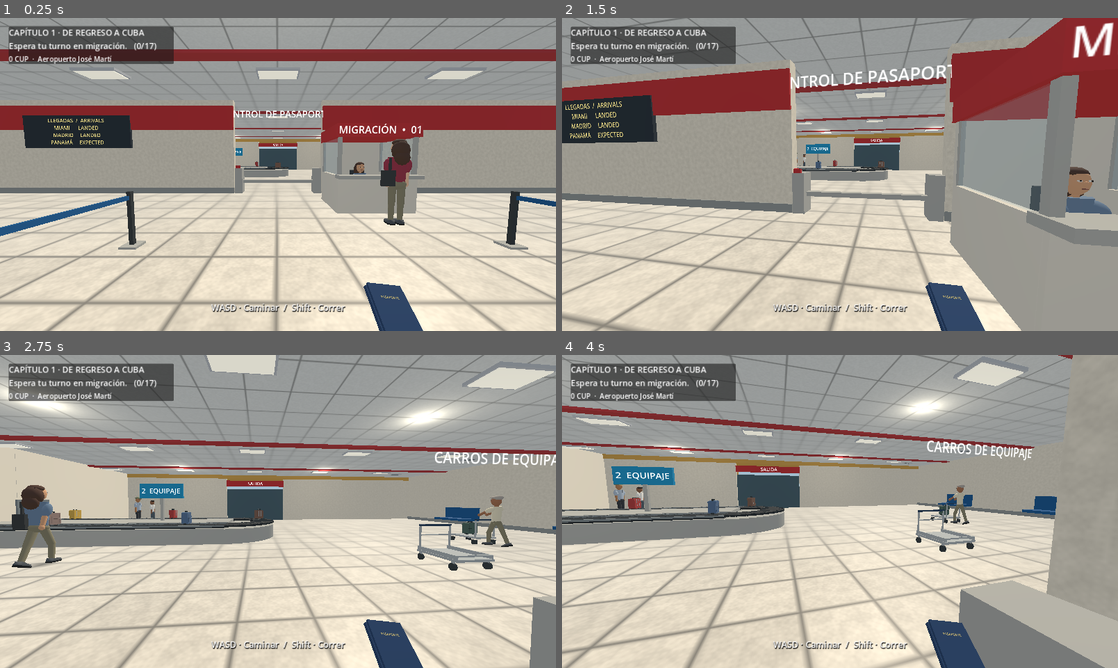
Above: before the commit, frames 1-4 (two rows, left to right).
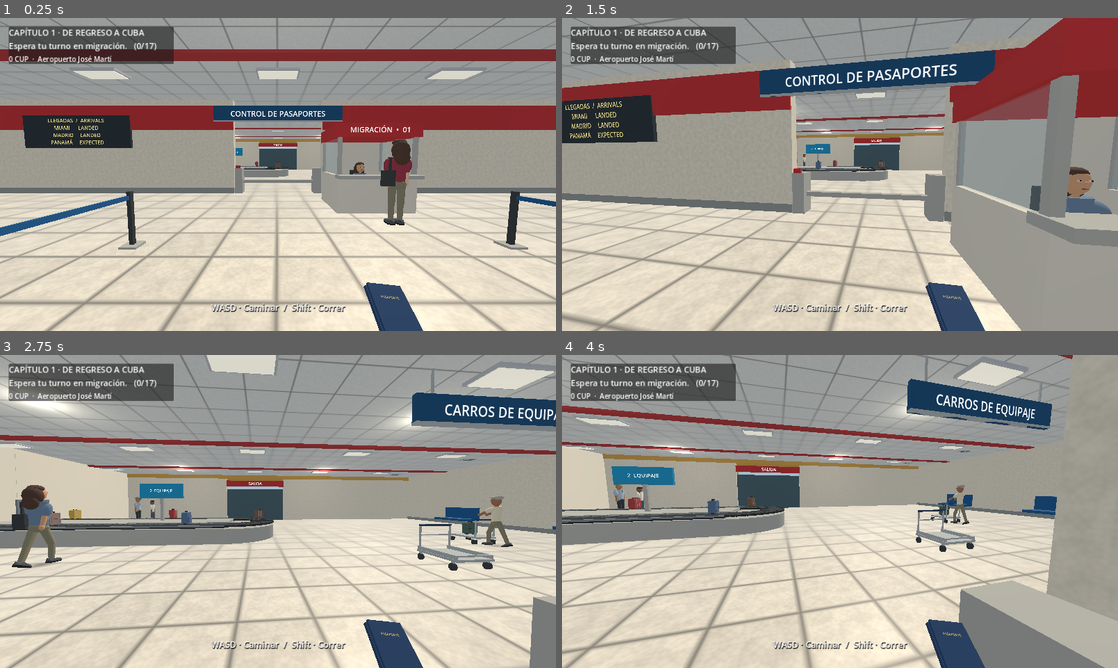
Above: after the commit, the same moments.

Repository: valdy247/mycity
Game: Godot game, scene res://airport.tscn
Same seed, same stepped clock (60 frames per second), same inputs: the game is played once before the commit and once after it.
Inputs (mouse positions are in pixels of both pictures, inside the frame that each line leads up to):
- Up to frame 1 (0.25 s): no input
- Up to frame 2 (1.5 s): tap Enter at 0.5 s; move the mouse to (867, 174) at 0.52 s; hold W from 0.53 s (still down); tap E at 0.6 s; click (867, 174) at 0.67 s; tap Space at 0.77 s; move the mouse to (812, 174) at 1.27 s; tap Shift at 1.35 s
- Up to frame 3 (2.75 s): keep holding W; tap Space at 1.52 s; move the mouse to (289, 505) at 2.02 s; tap B at 2.1 s
- Up to frame 4 (4 s): keep holding W; move the mouse to (834, 517) at 2.77 s; tap Q at 2.85 s; click (834, 517) at 2.92 s; tap Space at 3.02, 3.77 s; move the mouse to (878, 514) at 3.52 s; tap X at 3.6 s

The runs differ from the first frame. In frame 1, 1.4% of the frame differs, in the area x 38-76%, y 28-44%; in frame 2, 4.4%, in the area x 35-100%, y 1-43%; in frame 3, 3.1%; in frame 4, 3.0%.

Commit message:
Mount airport signs on physical panels and prevent mirrored back-facing text

Diff:
--- a/game/airport.gd
+++ b/game/airport.gd
@@ -137,6 +137,7 @@
 	label.pixel_size = pixel
 	label.modulate = color
 	label.outline_size = 0
+	label.double_sided = false
 	parent.add_child(label)
 	label.position = p
 	return label
@@ -246,6 +247,20 @@
 	parent.add_child(shadow)
 	shadow.position = at
 	shadow.scale = Vector3(dims.x,1.0,dims.y)
+
+func _terminal_sign(words: String,at: Vector3,dims: Vector2,pixel: float,two_sided: bool=false,facing: float=0.0) -> void:
+	var sign_root := Node3D.new()
+	add_child(sign_root)
+	sign_root.position = at
+	sign_root.rotation.y = facing
+	_box(sign_root,Vector3.ZERO,Vector3(dims.x,dims.y,.10),Color("#164974"))
+	_box(sign_root,Vector3(0,-dims.y*.5+.025,0),Vector3(dims.x,.05,.12),Color("#a9afb1"))
+	var front := _label3(sign_root,words,Vector3(0,0,.058),pixel)
+	front.double_sided = false
+	if two_sided:
+		var back := _label3(sign_root,words,Vector3(0,0,-.058),pixel)
+		back.rotation.y = PI
+		back.double_sided = false
 
 func _make_environment() -> void:
 	var env := Environment.new()
@@ -338,14 +353,16 @@
 		transparent.roughness = .22
 		transparent.cull_mode = BaseMaterial3D.CULL_DISABLED
 		pane.material_override = transparent
-	_label3(self,"MIGRACIÓN  •  01",booth+Vector3(0,2.29,-1.07),.0055).rotation.y = PI
+	var migration_sign := _label3(self,"MIGRACIÓN  •  01",booth+Vector3(0,2.29,-1.07),.004)
+	migration_sign.rotation.y = PI
+	migration_sign.double_sided = false
 	# Desk equipment and chair, leaving the officer's head visible in the window.
 	_box(self,booth+Vector3(-.65,1.22,-.66),Vector3(.42,.36,.09),Color("#333b40"))
 	_box(self,booth+Vector3(-.65,1.08,-.60),Vector3(.40,.035,.22),Color("#363b3f"))
 	_box(self,booth+Vector3(0,.48,.20),Vector3(.48,.10,.48),Color("#343a3e"))
 	_box(self,booth+Vector3(0,.81,.47),Vector3(.48,.65,.09),Color("#343a3e"))
 	_box(self,booth+Vector3(0,.24,.20),Vector3(.09,.45,.09),metal)
-	_label3(self,"CONTROL DE PASAPORTES",Vector3(0,3.4,-20.22),.008).rotation.y = PI
+	_terminal_sign("CONTROL DE PASAPORTES",Vector3(0,3.40,-20.23),Vector2(5.4,.65),.0065,false,PI)
 	for side in [-1.0,1.0]:
 		_box(self,Vector3(float(side)*1.7,.55,-20),Vector3(.32,1.10,.55),metal,true)
 	gate_body = StaticBody3D.new()
@@ -372,14 +389,18 @@
 		var display := _label3(self,"0"+str(i+2),Vector3(11.80,2.53,z),.006)
 		display.rotation.y = -PI*.5
 	_box(self,Vector3(8.5,2.65,-20.20),Vector3(4.5,1.35,.12),Color("#252d35"))
-	_label3(self,"LLEGADAS  /  ARRIVALS\nMIAMI      LANDED\nMADRID     LANDED\nPANAMÁ     EXPECTED",Vector3(8.5,2.66,-20.28),.0045,Color("#e4d381")).rotation.y = PI
+	var flight_sign := _label3(self,"LLEGADAS  /  ARRIVALS\nMIAMI      LANDED\nMADRID     LANDED\nPANAMÁ     EXPECTED",Vector3(8.5,2.66,-20.28),.0045,Color("#e4d381"))
+	flight_sign.rotation.y = PI
+	flight_sign.double_sided = false
 	for z in [-17.0,-14.0,-8.0]:
 		_box(self,Vector3(-13.5,.46,float(z)),Vector3(1.0,.13,2.2),blue,true)
 		_box(self,Vector3(-13.95,.85,float(z)),Vector3(.13,.75,2.2),blue)
 	_make_baggage_carousel(metal,cream)
-	_label3(self,"RECOGIDA DE EQUIPAJE",Vector3(-5,3.40,-19.80),.008)
+	_terminal_sign("RECOGIDA DE EQUIPAJE",Vector3(-5,3.40,-19.74),Vector2(5.2,.65),.0065)
 	_box(self,Vector3(0,3.25,-2.25),Vector3(5,.5,.15),red)
-	_label3(self,"SALIDA",Vector3(0,3.25,-2.36),.008).rotation.y = PI
+	var exit_sign := _label3(self,"SALIDA",Vector3(0,3.25,-2.34),.007)
+	exit_sign.rotation.y = PI
+	exit_sign.double_sided = false
 	exit_body = StaticBody3D.new()
 	add_child(exit_body)
 	exit_body.position = Vector3(0,1.4,-2)
@@ -394,7 +415,7 @@
 	_box(self,Vector3(0,.028,11.9),Vector3(82,.012,.12),Color("#c9ac51"))
 	for x in [-32.0,-22.0,20.0,31.0]:
 		_box(self,Vector3(x,1.2,9.4),Vector3(.12,2.4,.12),metal)
-		_label3(self,"TAXIS",Vector3(x,2.2,9.48),.005,Color("#233c4a"))
+		_terminal_sign("TAXIS",Vector3(x,2.2,9.48),Vector2(.95,.42),.0045,true)
 	for x in [-42.0,42.0]:
 		_box(self,Vector3(x,1,8),Vector3(.3,2,36),concrete,true)
 	_box(self,Vector3(0,1,26),Vector3(84,2,.3),concrete,true)
@@ -464,8 +485,11 @@
 	# The signs and approach aisles stay in their existing locations.
 	_box(self,Vector3(4,1.4,-11),Vector3(.13,1.3,.13),metal)
 	_box(self,Vector3(4,2.07,-11),Vector3(1.8,.65,.14),Color("#168bbb"))
-	_label3(self,"2  EQUIPAJE",Vector3(4,2.08,-11.09),.006).rotation.y = PI
-	_label3(self,"2  EQUIPAJE",Vector3(4,2.08,-10.91),.006)
+	var belt_back := _label3(self,"2  EQUIPAJE",Vector3(4,2.08,-11.09),.0035)
+	belt_back.rotation.y = PI
+	belt_back.double_sided = false
+	var belt_front := _label3(self,"2  EQUIPAJE",Vector3(4,2.08,-10.91),.0035)
+	belt_front.double_sided = false
 
 func _wheel(root: Node3D,p: Vector3) -> void:
 	var wheel := MeshInstance3D.new()
@@ -1024,7 +1048,9 @@
 	_box(cart,Vector3(0,.92,.49),Vector3(.91,.045,.045),Color("#253c57"))
 	_box(cart,Vector3(0,.34,-.52),Vector3(.87,.035,.035),steel)
 	_box(cart,Vector3(0,.66,.49),Vector3(.85,.03,.035),steel)
-	_label3(self,"CARROS DE EQUIPAJE",Vector3(-5,2.4,-17),.006).rotation.y = PI
+	_terminal_sign("CARROS DE EQUIPAJE",Vector3(-5,3.25,-17),Vector2(3.8,.55),.0055,true)
+	for x in [-6.55,-3.45]:
+		_box(self,Vector3(float(x),3.76,-17),Vector3(.035,.48,.035),Color("#a9afb1"))
 
 func _make_bags() -> void:
 	for i in range(2):
